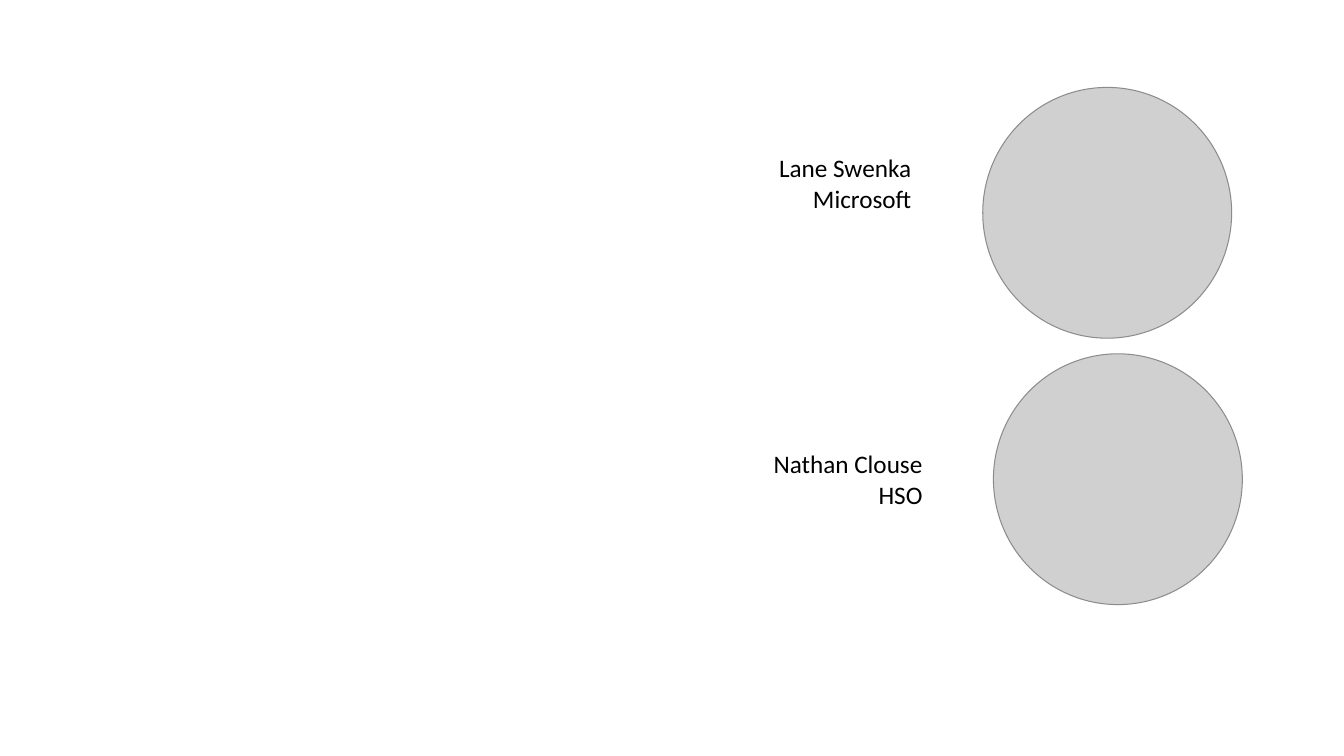
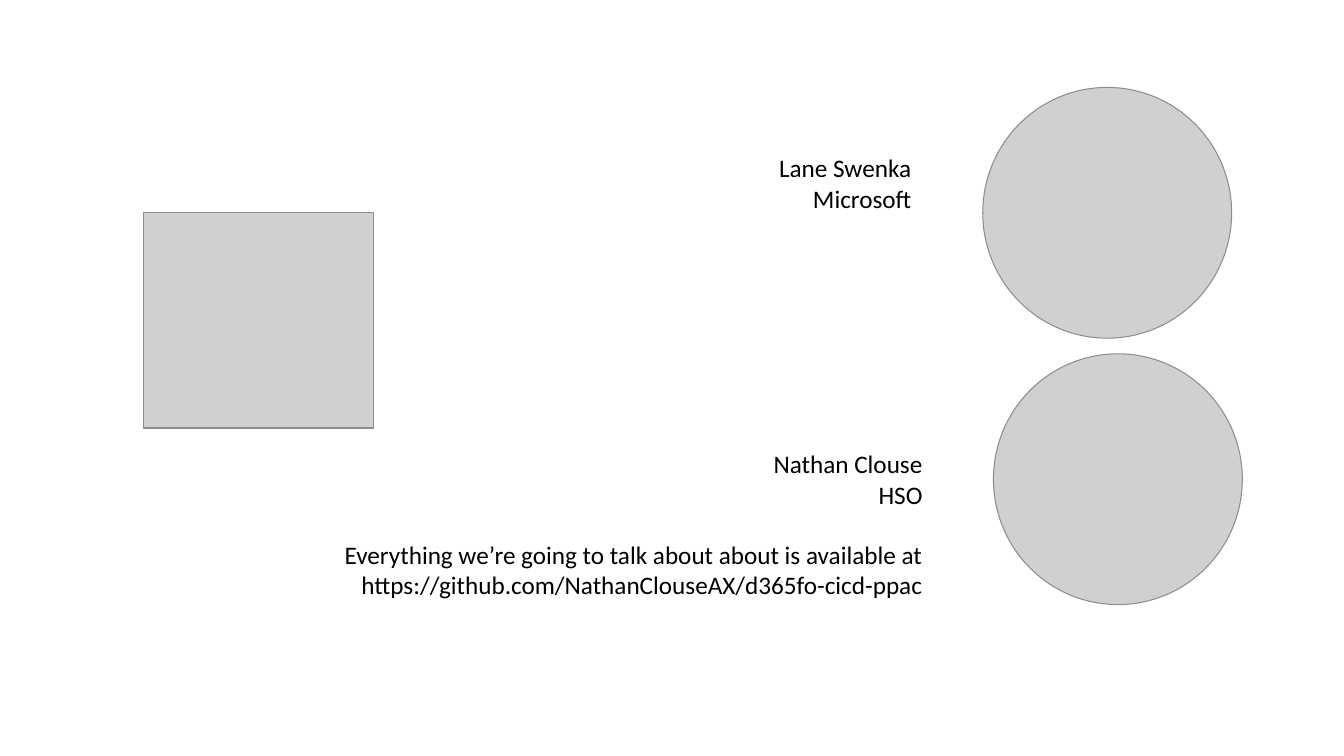
Before and after one commit to NathanClouseAX/d365fo-cicd-ppac, a slide deck: slide 2 of docs/DynamicsMinds 2026 - Immutable Artifacts.pptx. Drawn at 1344x756 pixels with LibreOffice and Linux fonts; fonts in the diff are those of the drawing; grey boxes stand for pictures; background and template pictures are left out. Boxes give left, top, right and bottom in pixels: in the first picture for what was removed or moved away, otherwise in the second. Text is boxed around its words. In the diff, an @@ line names an element or a change of style, - is before the commit and + after.

```diff
--- a/docs/DynamicsMinds 2026 - Immutable Artifacts.pptx
+++ b/docs/DynamicsMinds 2026 - Immutable Artifacts.pptx
@@ picture added at (144, 213, 374, 429) @@
@@ text "Nathan Clouse": place and size @@
-text "Nathan Clouse" at (774, 455, 923, 504)
+text "Nathan Clouse" at (345, 455, 923, 599)
@@ text at (345, 487, 923, 599): text changed @@
-HSO
+HSO
+Everything we’re going to talk about about is available at https://github.com/NathanClouseAX/d365fo-cicd-ppac
```
Also in this commit, not shown: 1 other slide changed.
